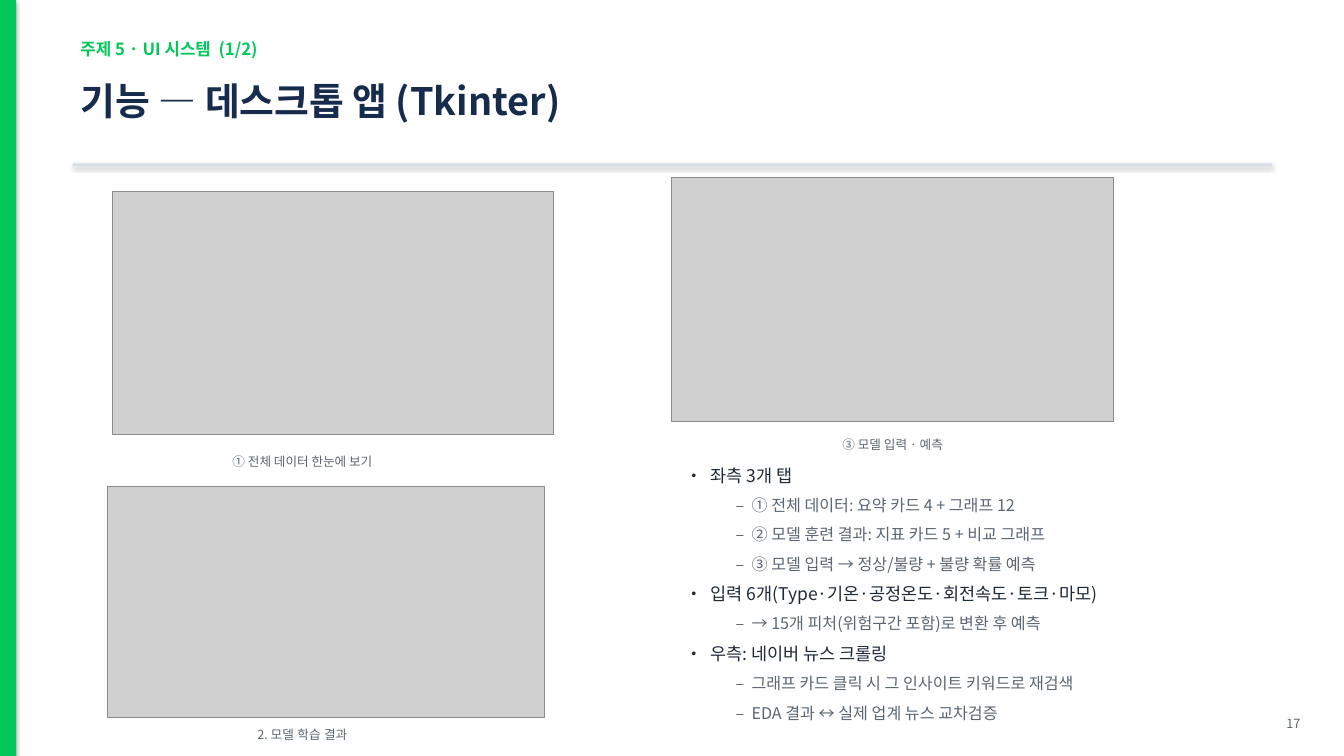
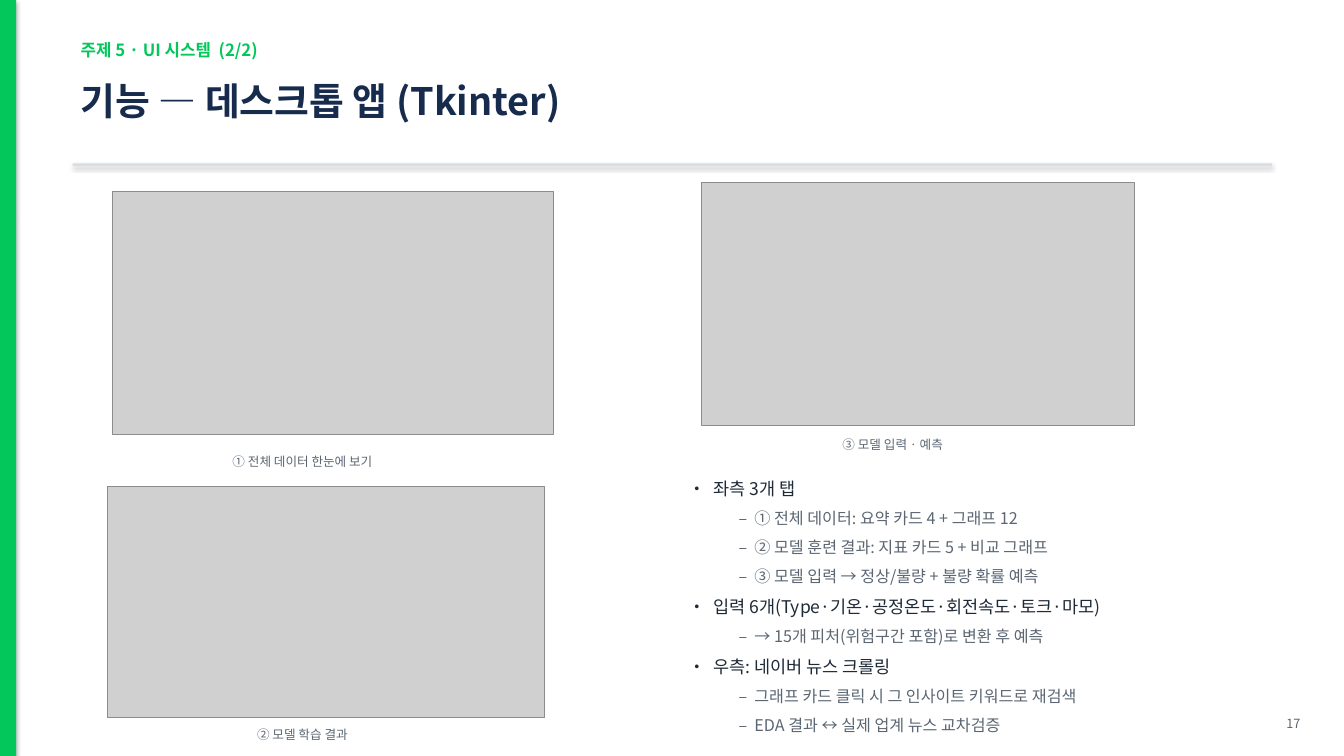
Before and after one commit to hmy7788/python_data_analyze, a slide deck: slide 21 of 발표자료_CNC설비_정상불량판별.pptx (slide 17 before the commit). Drawn at 1344x756 pixels with LibreOffice and Linux fonts; fonts in the diff are those of the drawing; grey boxes stand for pictures. Boxes give left, top, right and bottom in pixels: in the first picture for what was removed or moved away, otherwise in the second. Text is boxed around its words. In the diff, an @@ line names an element or a change of style, - is before the commit and + after.

```diff
--- a/발표자료_CNC설비_정상불량판별.pptx
+++ b/발표자료_CNC설비_정상불량판별.pptx
@@ text at <box>81,42,258,60</box>: text changed @@
-주제 5 · UI 시스템 (1/2)
+주제 5 · UI 시스템 (2/2)
@@ picture: place and size @@
-picture at <box>673,177,1114,421</box>
+picture at <box>702,182,1134,425</box>
@@ text "• 좌측 3개 탭": place and size @@
-text "• 좌측 3개 탭" at <box>711,467,1098,721</box>
+text "• 좌측 3개 탭" at <box>713,480,1100,733</box>
@@ text "• 좌측 3개 탭" at <box>713,480,1100,733</box>: less space between paragraphs @@
@@ text at <box>257,728,348,740</box>: text changed @@
-2. 모델 학습 결과
+② 모델 학습 결과
```
Also in this commit, not shown: 16 other slides changed, 5 slides added, 1 slide removed, 3 other files.
